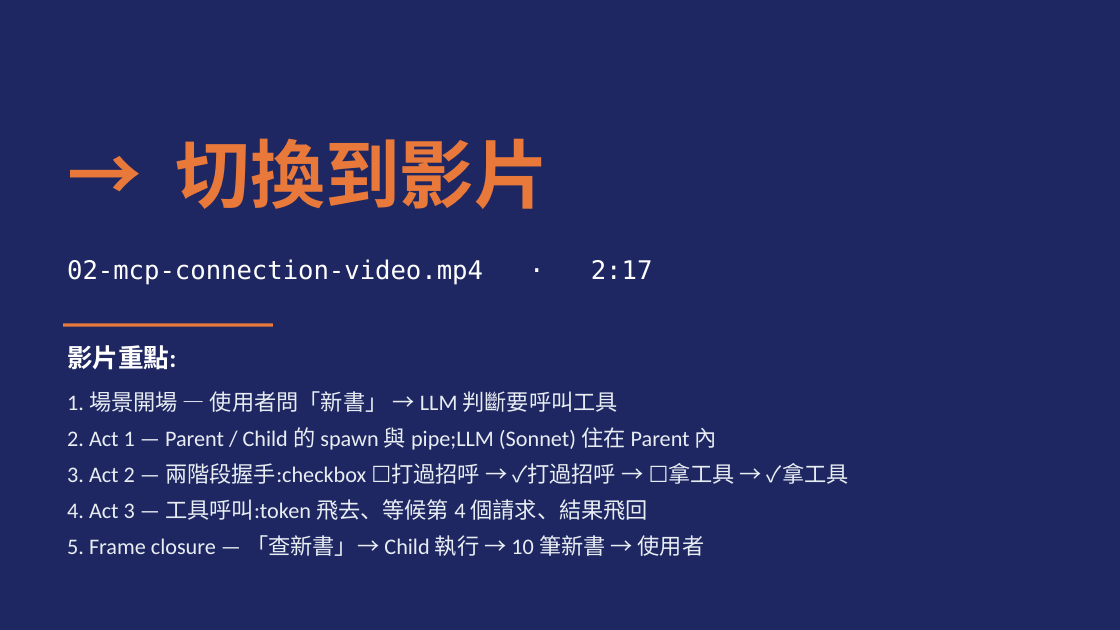
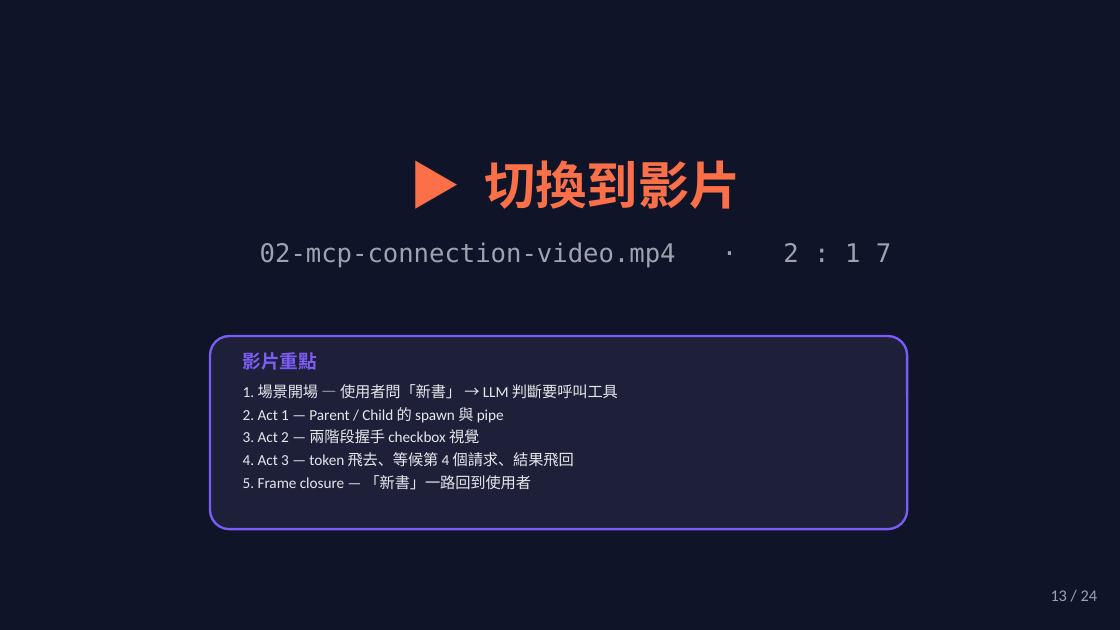
Before and after one commit to mjib007/nchu-mcp-workshop-2026, a slide deck: slide 13 of 02-how-mcp-works.pptx (slide 15 before the commit). Drawn at 1120x630 pixels with LibreOffice and Linux fonts; fonts in the diff are those of the drawing. Boxes give left, top, right and bottom in pixels: in the first picture for what was removed or moved away, otherwise in the second. Text is boxed around its words. In the diff, an @@ line names an element or a change of style, - is before the commit and + after.

```diff
--- a/02-how-mcp-works.pptx
+++ b/02-how-mcp-works.pptx
@@ rectangle at (x1=0, y1=0, x2=1120, y2=629): fill #1E2761 to #0F1429; shadow on @@
@@ text at (x1=484, y1=160, x2=741, y2=209): text changed; size 48 to 33 pt; text colour #E8793A to #FB7048 @@
-→ 切換到影片
+▶ 切換到影片
@@ text at (x1=260, y1=242, x2=891, y2=268): text changed; text colour #FFFFFF to #9CA3AF @@
-02-mcp-connection-video.mp4 · 2:17
+02-mcp-connection-video.mp4 · 2 : 1 7
@@ rectangle removed at (x1=63, y1=324, x2=273, y2=327) @@
@@ rounded rectangle added at (x1=211, y1=336, x2=907, y2=529), fill #1E203A, outline #7B5CF5 1.5 pt @@
@@ text "影片重點" moved from (x1=67, y1=345, x2=849, y2=556) to (x1=243, y1=352, x2=618, y2=490) @@
@@ text at (x1=243, y1=352, x2=318, y2=370): text changed; size 16.5 to 12 pt; font Calibri to Montserrat; text colour #FFFFFF to #7B5CF5 @@
-影片重點:
+影片重點
@@ text at (x1=243, y1=384, x2=618, y2=399): size 14.2 to 9.8 pt, text colour #E8EDF3 to #E5E7EB in "1. 場景開場 — 使用者問「新書」 → LLM 判斷要呼叫工具"; less space between paragraphs @@
@@ text at (x1=243, y1=407, x2=574, y2=490): text changed; size 14.2 to 9.8 pt; text colour #E8EDF3 to #E5E7EB @@
-2. Act 1 — Parent / Child 的 spawn 與 pipe;LLM (Sonnet) 住在 Parent 內
-3. Act 2 — 兩階段握手:checkbox ☐打過招呼 → ✓打過招呼 → ☐拿工具 → ✓拿工具
-4. Act 3 — 工具呼叫:token 飛去、等候第 4 個請求、結果飛回
-5. Frame closure — 「查新書」→ Child 執行 → 10 筆新書 → 使用者
+2. Act 1 — Parent / Child 的 spawn 與 pipe
+3. Act 2 — 兩階段握手 checkbox 視覺
+4. Act 3 — token 飛去、等候第 4 個請求、結果飛回
+5. Frame closure — 「新書」一路回到使用者
@@ text added at (x1=1051, y1=590, x2=1097, y2=601), 10.5 pt, text #9CA3AF @@
+13 / 24
```
Also in this commit, not shown: 20 other slides changed, 1 slide added, 9 slides removed, 21 other files.
